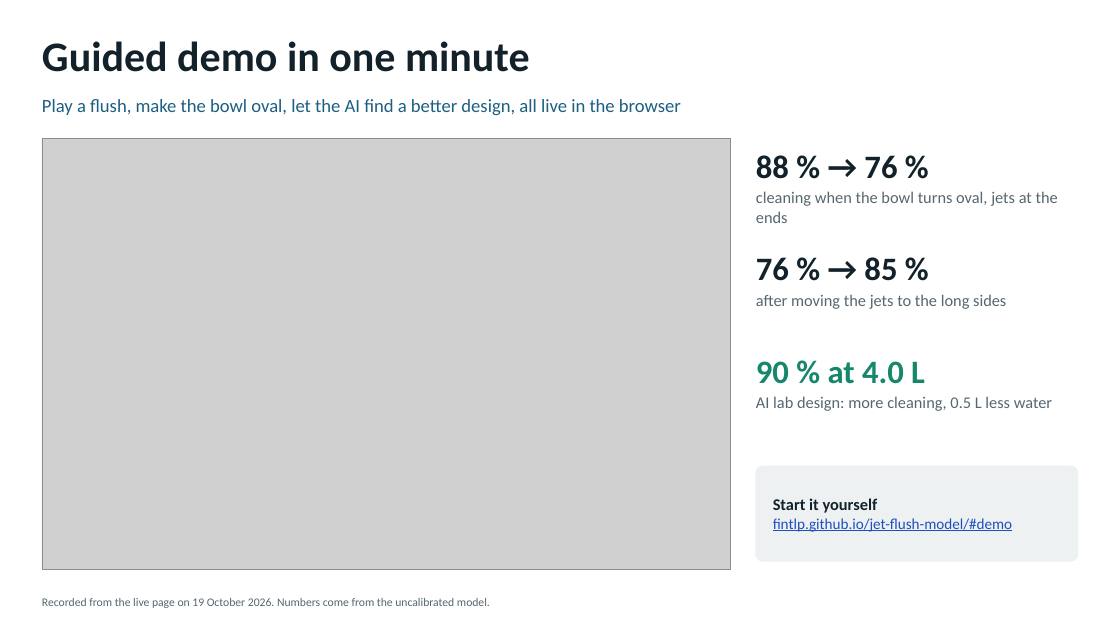
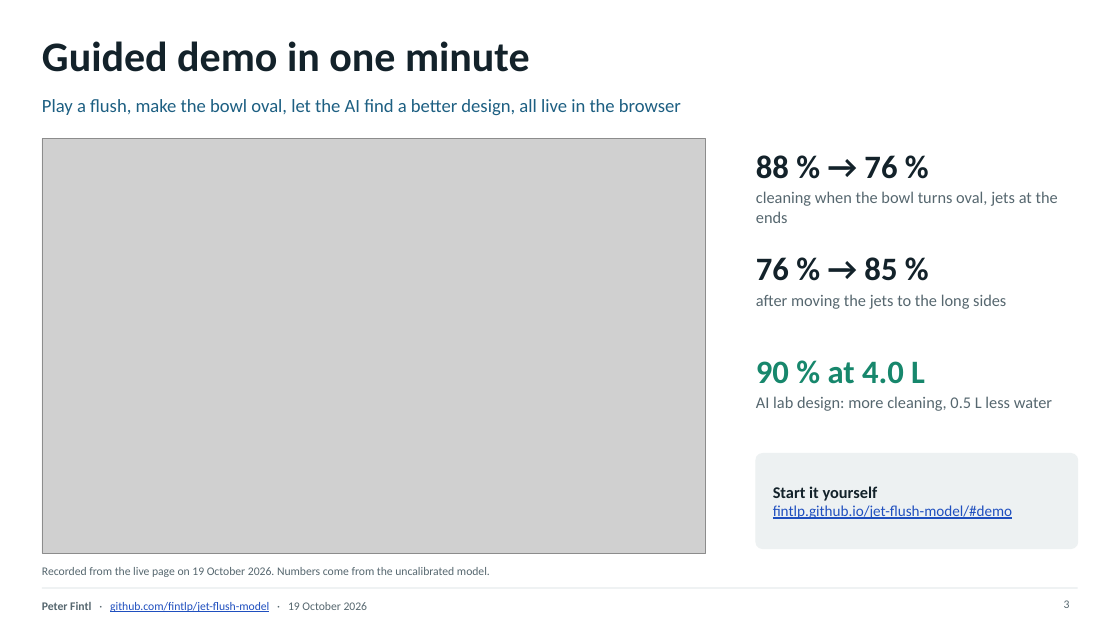
Before and after one commit to fintlp/jet-flush-model, a slide deck: slide 3 of slides/jet-flush-model.pptx. Drawn at 1120x630 pixels with LibreOffice and Linux fonts; fonts in the diff are those of the drawing; grey boxes stand for pictures. Boxes give left, top, right and bottom in pixels: in the first picture for what was removed or moved away, otherwise in the second. Text is boxed around its words. In the diff, an @@ line names an element or a change of style, - is before the commit and + after.

```diff
--- a/slides/jet-flush-model.pptx
+++ b/slides/jet-flush-model.pptx
@@ picture: place and size @@
-picture at bbox=[42, 139, 731, 569]
+picture at bbox=[42, 139, 706, 554]
@@ rounded rectangle: place and size @@
-rounded rectangle at bbox=[756, 466, 1078, 561]
+rounded rectangle at bbox=[756, 454, 1078, 549]
@@ text "Start it yourself": place and size @@
-text "Start it yourself" at bbox=[773, 498, 1012, 532]
+text "Start it yourself" at bbox=[773, 486, 1012, 519]
@@ text "Recorded from the live page ...": place and size @@
-text "Recorded from the live page ..." at bbox=[42, 598, 490, 608]
+text "Recorded from the live page ..." at bbox=[42, 567, 490, 577]
@@ line added from (42, 588) to (1078, 588), #D3DCDF 0.75 pt @@
@@ text added at bbox=[42, 602, 368, 612], 10 pt, text #1F4FBF, underline @@
+Peter Fintl · github.com/fintlp/jet-flush-model · 19 October 2026
@@ page number added at bbox=[1064, 600, 1070, 608], 10 pt, text #56676F @@
+3
```
Also in this commit, not shown: 2 other slides changed, 1 other file.
